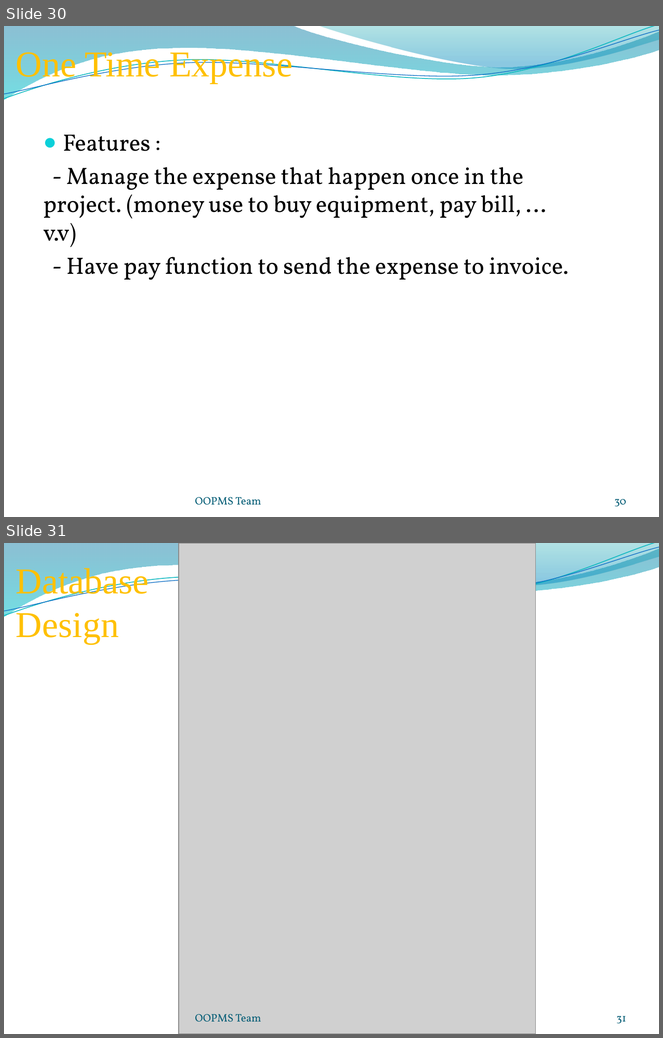
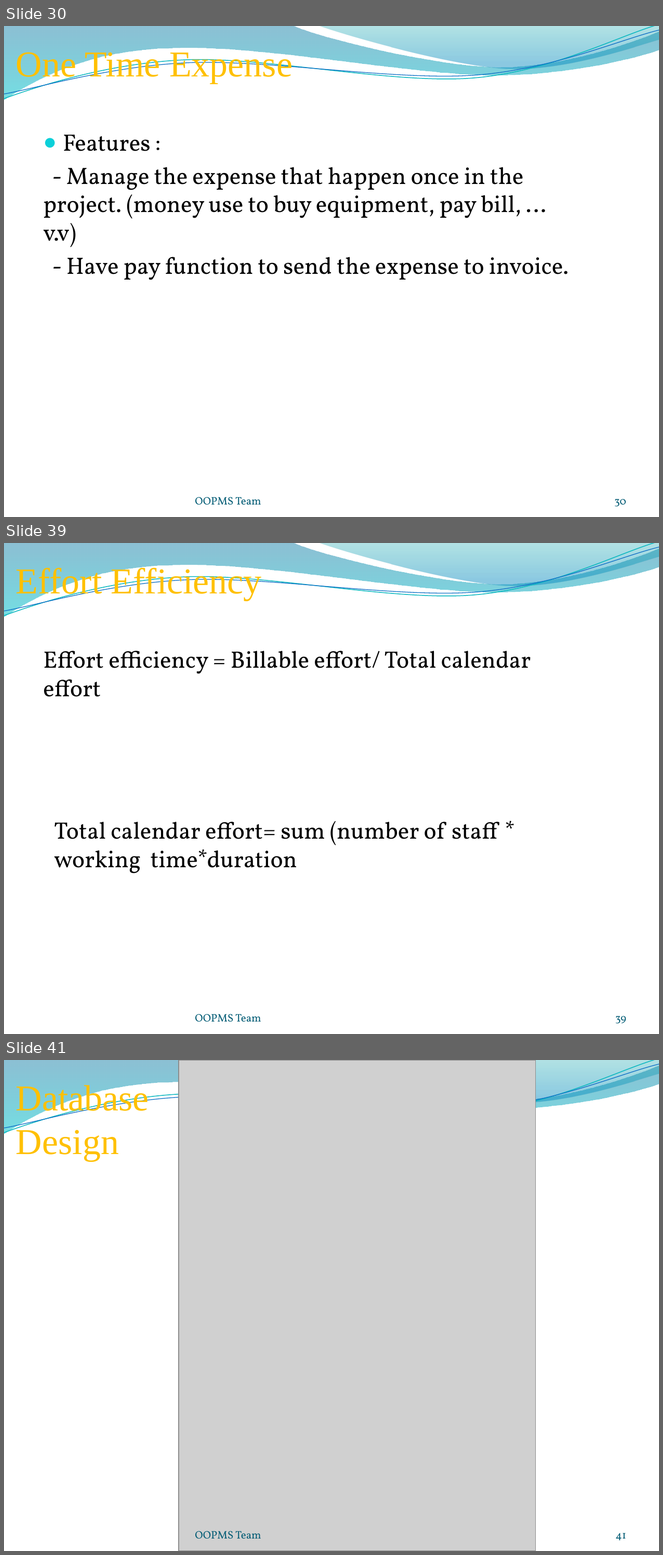
Before and after one commit to gofpattern/oopms, a slide deck: Document/Report/Presentation/OOPMS_Presentation_v1.0.pptx. Shown one above the other, each under a label of ours: slides 30 and 31 before the commit, slides 30, 39 and 41 after it; the slides between them are not shown. The pictures are 663x1038 and 663x1555 pixels, drawn with LibreOffice and Linux fonts; fonts in the diff are those of the drawing; grey boxes stand for pictures; background and template pictures are left out. Boxes give left, top, right and bottom in pixels: in the first picture for what was removed or moved away, otherwise in the second. Text is boxed around its words. In the diff, an @@ line names an element or a change of style, - is before the commit and + after.

```diff
--- a/Document/Report/Presentation/OOPMS_Presentation_v1.0.pptx
+++ b/Document/Report/Presentation/OOPMS_Presentation_v1.0.pptx
@@ slide 39 added at (x1=4, y1=543, x2=659, y2=1034), background picture (left out); not listed: 4 template elements that a slide beside it also shows @@
@@ text added at (x1=16, y1=565, x2=262, y2=600), 40 pt, text #FFC000 @@
+Effort Efficiency
@@ text added at (x1=43, y1=651, x2=531, y2=697), 26 pt, text #000000 @@
+Effort efficiency = Billable effort/ Total calendar effort
@@ text added at (x1=54, y1=821, x2=497, y2=874), 26 pt, text #000000 @@
+Total calendar effort= sum (number of staff * working time*duration
@@ text added at (x1=195, y1=1014, x2=261, y2=1022), 12 pt, text #045D75 @@
+OOPMS Team
@@ page number added at (x1=616, y1=1016, x2=626, y2=1024), 12 pt, text #045D75 @@
+39
@@ what was slide 31 is now slide 41 @@
@@ page number at (x1=616, y1=1533, x2=626, y2=1541): text changed @@
-31
+41
```
Also in this commit, not shown: 2 slides changed, 9 other slides added.
